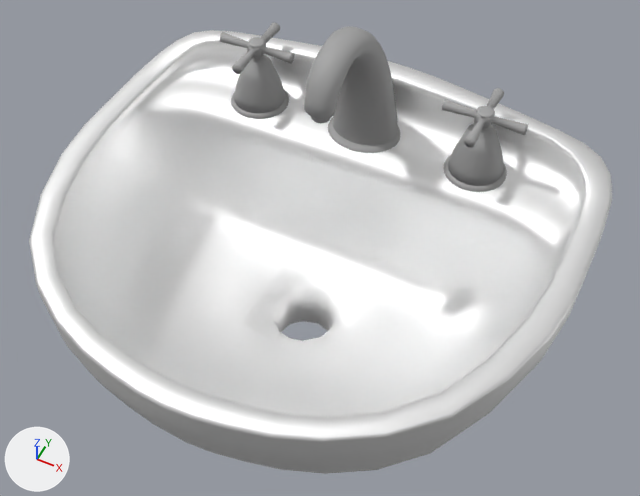
Renders of the OBJ model 3DModels/scopia/scopia/small_lavatory/small_lavatory.obj from each side of a commit.
Camera for both pictures: a camera (50 mm lens) standing at (25.1, -47.3, 64.8) and looking at (0.5, 1.8, 3.5). Every picture has the same lights, and +X, +Y and +Z are marked at lower left. The first picture is the older version. Where no turn or scale is listed for an object, it has been applied to the vertices.

In view in the first picture: 'Key01_Canilla1', 'Key02_Canilla1.001', 'Lavatory_Lavatorio', 'Tap_Canilla_toscana'.
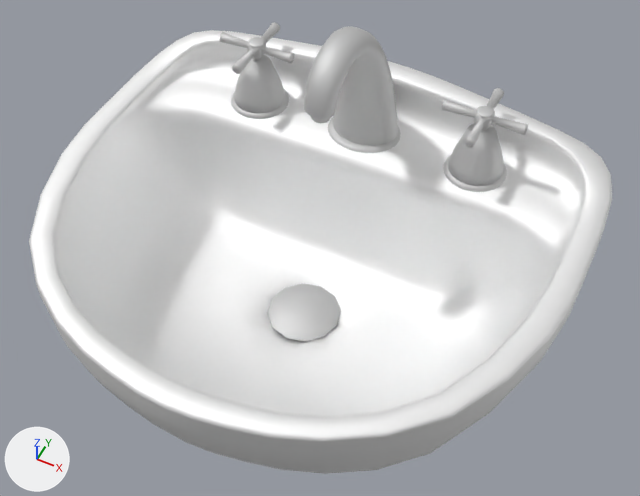
What differs and where, as boxes (x1, y1, x2, y2) in the pictures (640 x 496 px):
'Tap_Canilla_toscana', recoloured, surface changed (grey to light grey)
    both: (304, 26, 400, 153)
'Key02_Canilla1.001', recoloured, surface changed (grey to light grey)
    both: (442, 88, 528, 192)
'Key01_Canilla1', recoloured, surface changed (grey to light grey)
    both: (220, 22, 295, 119)
'Cylinder', added
    after: (267, 283, 341, 342)

What changed in the scene script:
```text
Change mat_chrome:
    mat_chrome.base_color: (0.37, 0.37, 0.37) -> (0.65, 0.65, 0.65)  # grey #a4a4a4 -> light grey #d3d3d3
    mat_chrome.metallic: 0.0 -> 0.65
Change mat_crockery:
    mat_crockery.roughness: 0.552 -> 0.684
Add me_cylinder:
    me_cylinder.from_pydata(...)  # 37 vertices, 37 faces; spans x -5.29..2.29, y -1.54..6.04, z -8.03..-7.67
    me_cylinder.materials.append(mat_chrome)  # light grey #d3d3d3
Add ob_cylinder:
    ob_cylinder = bpy.data.objects.new('Cylinder', me_cylinder)
    ob_cylinder.location = (0.0, 0.0, 0.0)
```
